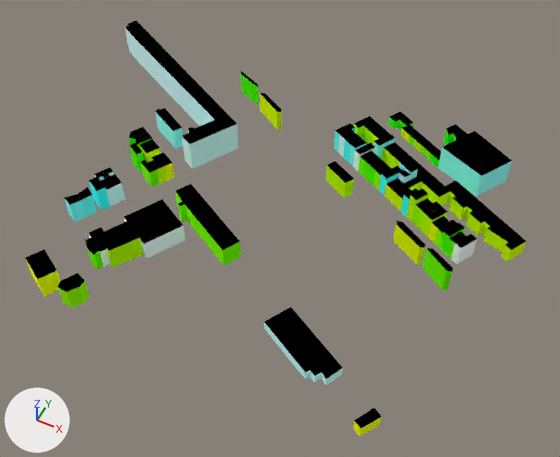
The glTF model web/public/assets/cities/amsterdam/tiles/5_-3.far.glb as it was, and as the next commit left it.
Before and after are seen from a 50 mm camera at (1573.0, -967.0, 396.0) aimed at (1415.0, -650.0, -1.0). Arrows for +X, +Y and +Z are at lower left; the lights stay in place. The first picture is the older version. Where no turn or scale is listed for an object, it has been applied to the vertices. Vertices at exactly the same position are counted once.

Objects in the first picture: '5_-3_far'.
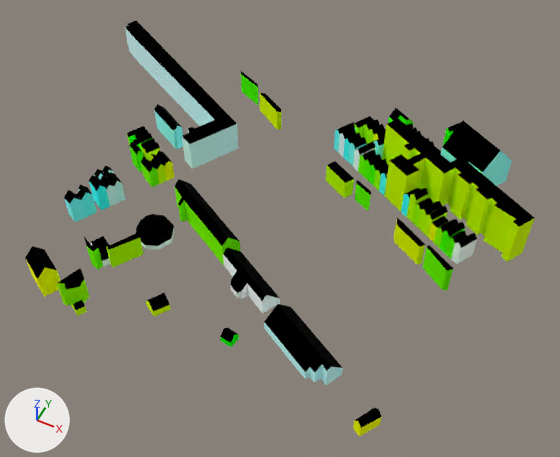
Where the newer file only moved an object's origin or applied its transform, the numbers keep the older frame.

What differs and where, as boxes [x1, y1, x2, y2] in the pictures (560 x 457 px):
'5_-3_far', reshaped: before [25, 20, 526, 437]; after [25, 20, 535, 437]
part 1 of me_5__3_far, added: after [136, 214, 175, 250]
part 2 of me_5__3_far, added: after [146, 293, 171, 317]
part 3 of me_5__3_far, added: after [355, 180, 371, 211]
part 4 of me_5__3_far, added: after [72, 300, 87, 316]
part 5 of me_5__3_far, built on: before [86, 199, 185, 267]; after [25, 104, 382, 428]
part 6 of me_5__3_far, added: after [335, 108, 535, 272]

Patch to the scene script:
```diff
--- a/web/public/assets/cities/amsterdam/tiles/5_-3.far.glb.py
+++ b/web/public/assets/cities/amsterdam/tiles/5_-3.far.glb.py
@@ me_5__3_far @@
 # used by ob_5__3_far; location = (1388.0, -637.6, 12.1)
-me_5__3_far.from_pydata(...)  # 615 vertices, 948 faces; spans x -181.0..181.0, y -132.0..132.0, z -12.0..12.0
+me_5__3_far.from_pydata(...)  # 1190 vertices, 1878 faces; spans x -181.0..181.0, y -134.0..132.0, z -12.0..26.0
+# me_5__3_far part 1: a new loose piece of 71 vertices spanning x -58.0..-32.0, y -69.0..-44.0, z -12.0..3.0
+# me_5__3_far part 2: a new loose piece of 19 vertices spanning x -19.0..-3.0, y -114.0..-100.0, z -12.0..-1.0
+# me_5__3_far part 3: a new loose piece of 16 vertices spanning x 62.0..75.0, y 29.0..38.0, z -12.0..6.0
+# me_5__3_far part 4: a new loose piece of 13 vertices spanning x -57.0..-49.0, y -134.0..-126.0, z -12.0..-3.0
+# me_5__3_far part 5: 3 vertices moved from x -75.0..-65.0, y -95.0..-90.0, z 3.0 to x -75.0..-65.0, y -95.0..-90.0, z -6.0; 17 vertices removed from x -77.0..-25.0, y -95.0..-37.0, z -12.0..3.0; 234 vertices added at x -107.0..140.0, y -132.0..41.0, z -12.0..13.0
+# me_5__3_far part 6: 239 vertices added at x 30.0..181.0, y -13.0..127.0, z -12.0..26.0
 me_5__3_far.materials.append(mat_facade)
```
